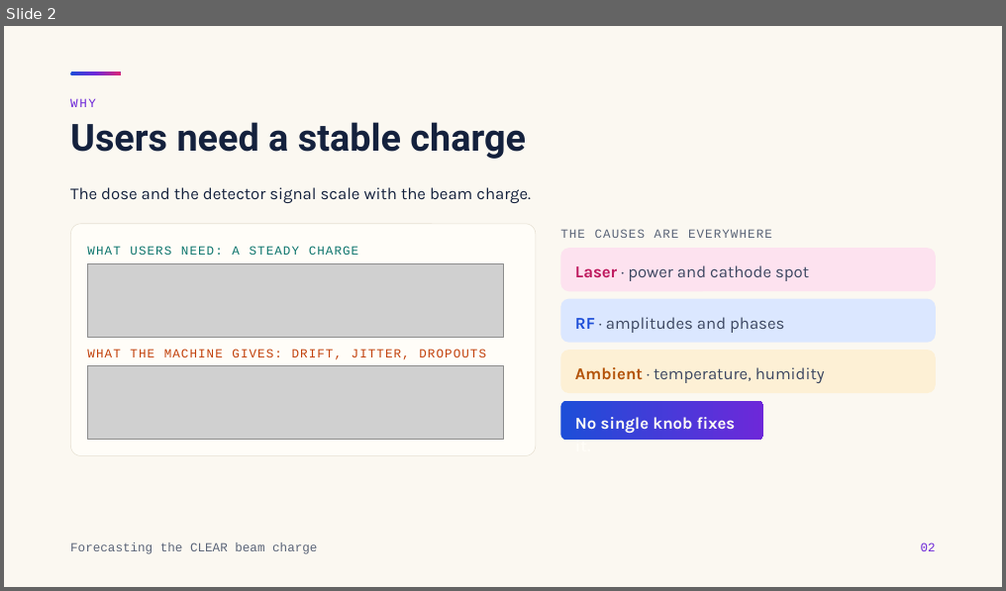
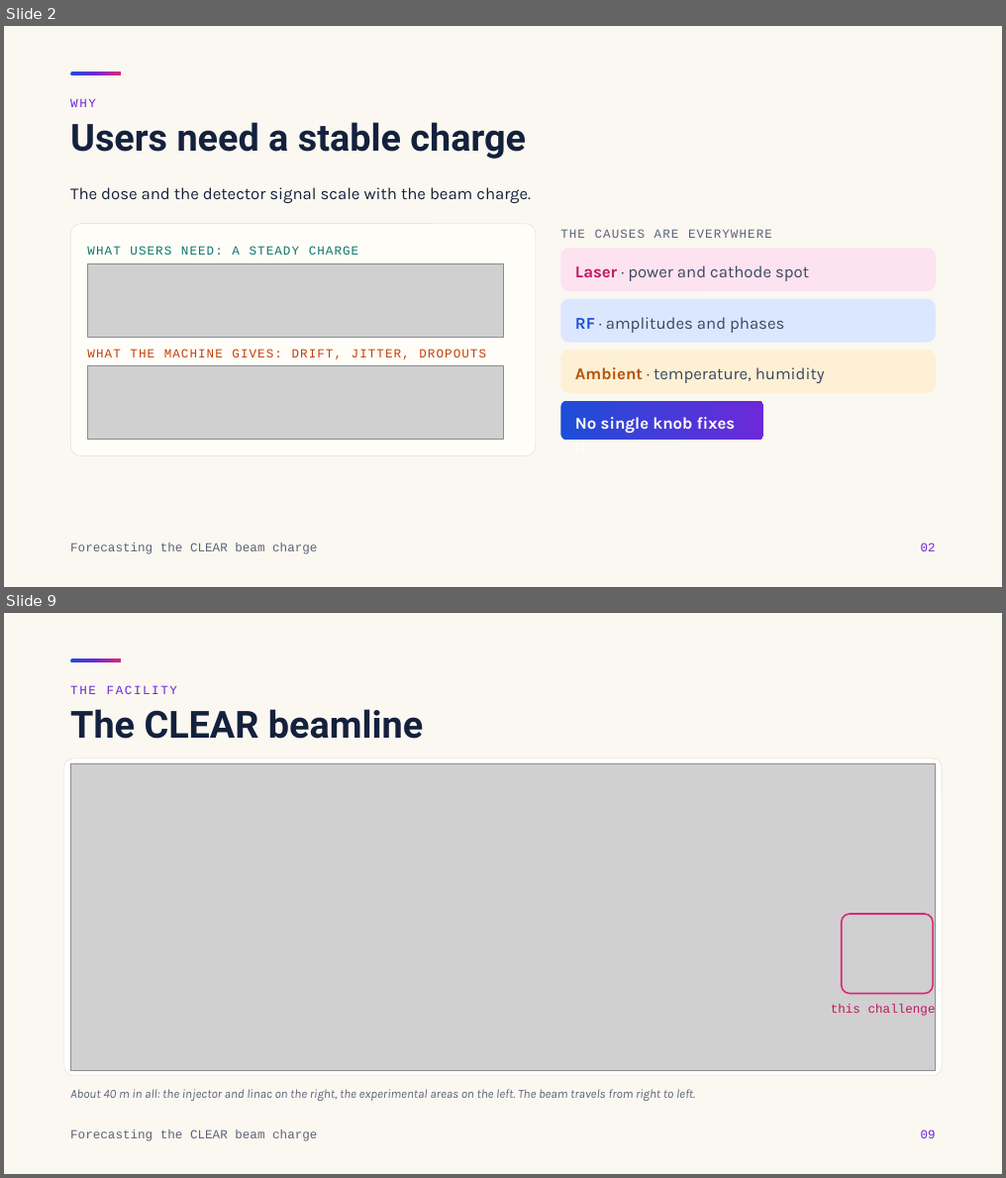
Before and after one commit to Alex-Hill94/artifact-hackathon-2026_plasma_pirates, a slide deck: challenges/optimisation/forecasting/Forecasting.pptx. Shown one above the other, each under a label of ours: slide 2 before the commit, slides 2 and 9 after it; the slides between them are not shown. The pictures are 1006x591 and 1006x1178 pixels, drawn with LibreOffice and Linux fonts; fonts in the diff are those of the drawing; grey boxes stand for pictures. Boxes give left, top, right and bottom in pixels: in the first picture for what was removed or moved away, otherwise in the second. Text is boxed around its words. In the diff, an @@ line names an element or a change of style, - is before the commit and + after.

```diff
--- a/challenges/optimisation/forecasting/Forecasting.pptx
+++ b/challenges/optimisation/forecasting/Forecasting.pptx
@@ slide 9 added at (4,613,1002,1174), background #FBF8F1 @@
@@ rounded rectangle added at (70,659,121,663), fill gradient #1D4ED8 to #6D28D9 to #DB2777 @@
@@ text added at (70,685,177,694), 12 pt, text #6D28D9 @@
+THE FACILITY
@@ text added at (70,709,423,739), 36 pt, text #14213D, bold @@
+The CLEAR beamline
@@ rounded rectangle added at (64,759,943,1075), fill #FFFFFF, outline #E6E0D2 0.5 pt @@
@@ picture added at (70,763,936,1070) @@
@@ rounded rectangle added at (842,914,933,994), outline #DB2777 1.5 pt @@
@@ text added at (831,1004,936,1017), 12 pt, text #BE185D @@
+this challenge
@@ text added at (70,1089,695,1101), 12 pt, text #5A6478, italic @@
+About 40 m in all: the injector and linac on the right, the experimental areas on the left. The beam travels from right to left.
@@ text added at (70,1130,317,1142), 12 pt, text #5A6478 @@
+Forecasting the CLEAR beam charge
@@ text added at (921,1130,936,1139), 12 pt, text #6D28D9 @@
+09
```
Also in this commit, not shown: 13 slides changed, 8 other slides added.
